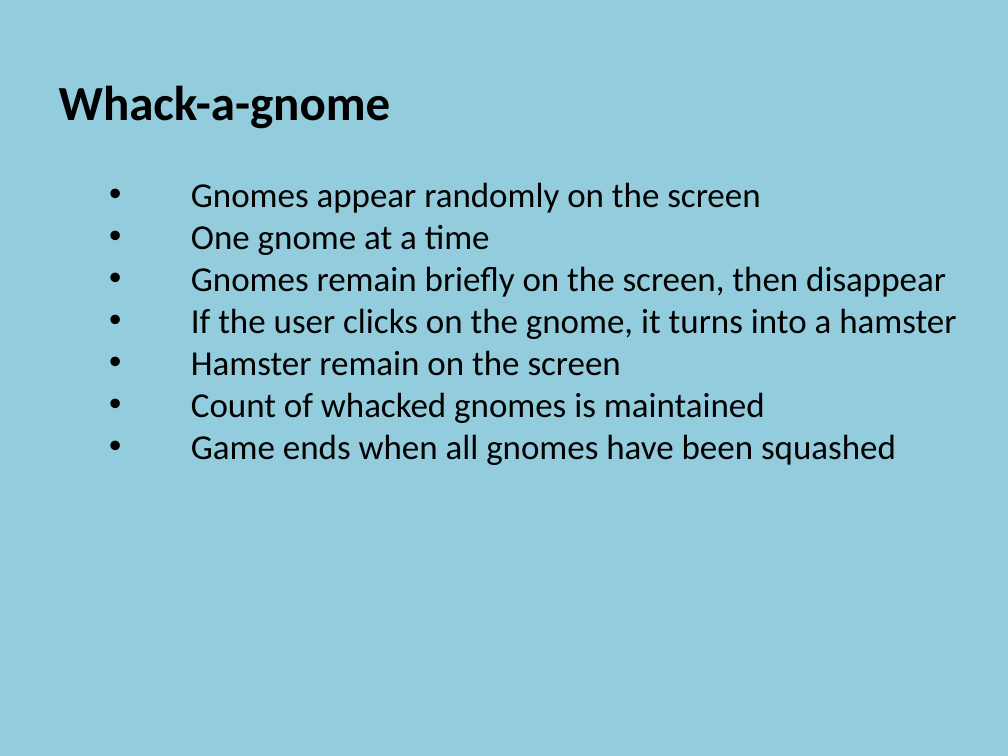
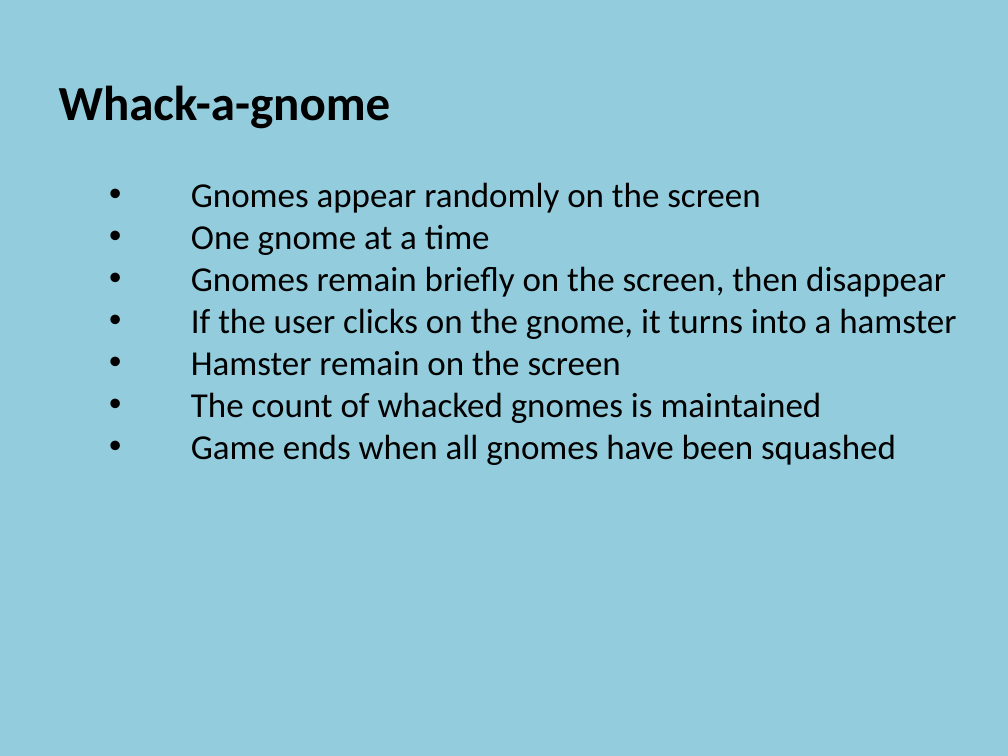
Before and after one commit to szetko/course-materials, a slide deck: slide 10 of Programming 4/02.2 Event Loops/02.2 Event Loops.pptx. Drawn at 1008x756 pixels with LibreOffice and Linux fonts; fonts in the diff are those of the drawing. Boxes give left, top, right and bottom in pixels: in the first picture for what was removed or moved away, otherwise in the second. Text is boxed around its words. In the diff, an @@ line names an element or a change of style, - is before the commit and + after.

```diff
--- a/Programming 4/02.2 Event Loops/02.2 Event Loops.pptx
+++ b/Programming 4/02.2 Event Loops/02.2 Event Loops.pptx
@@ text at (191, 392, 822, 423): text changed @@
-    • Count of whacked gnomes is maintained
+    • The count of whacked gnomes is maintained
```
Also in this commit, not shown: 2 other slides changed, 5 other files.
